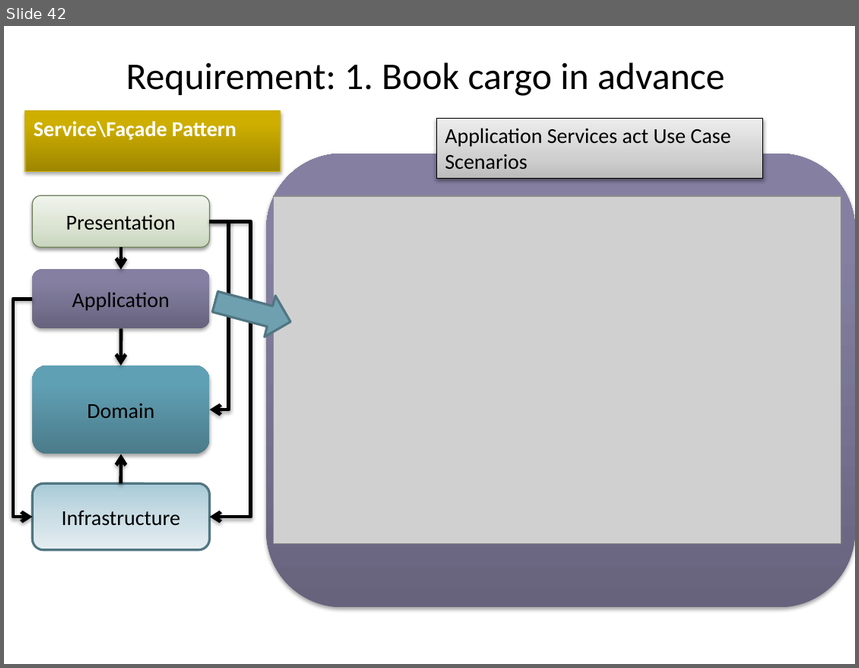
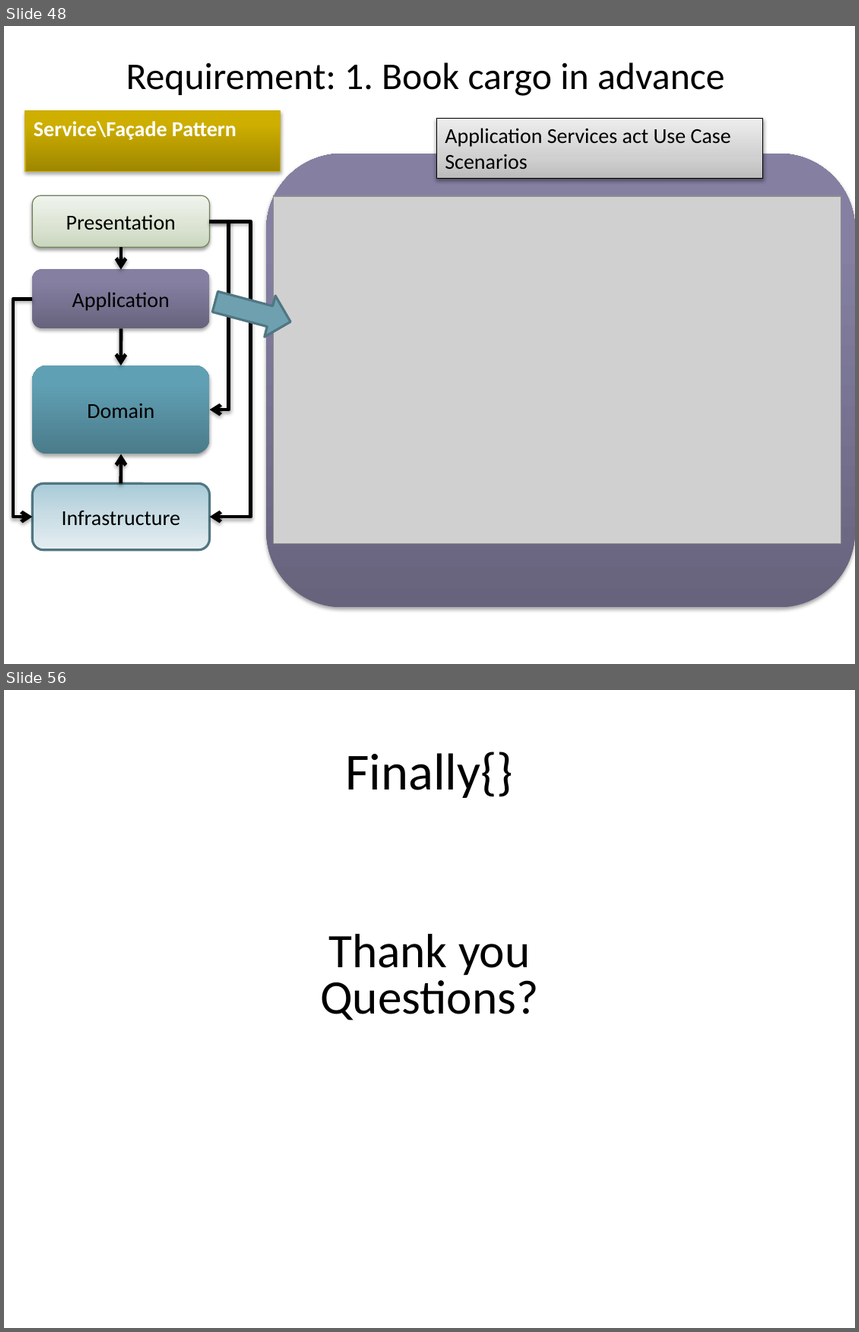
Before and after one commit to arturtv/dddpresentation, a slide deck: Domain-DrivenDesign.A.Trosin.pptx. Shown one above the other, each under a label of ours: slide 42 before the commit, slides 48 and 56 after it; the slides between them are not shown. The pictures are 859x668 and 859x1332 pixels, drawn with LibreOffice and Linux fonts; fonts in the diff are those of the drawing; grey boxes stand for pictures. Boxes give left, top, right and bottom in pixels: in the first picture for what was removed or moved away, otherwise in the second. Text is boxed around its words. In the diff, an @@ line names an element or a change of style, - is before the commit and + after.

```diff
--- a/Domain-DrivenDesign.A.Trosin.pptx
+++ b/Domain-DrivenDesign.A.Trosin.pptx
@@ slide 56 added at (4,690,855,1328), background #FFFFFF @@
@@ title added at (345,752,513,798), 44 pt, text #000000 @@
+Finally{}
@@ text added at (320,934,538,1021), 40.7 pt, text #000000 @@
+Thank you
+Questions?
@@ what was slide 42 is now slide 48 @@
```
Also in this commit, not shown: 2 slides changed, 12 other slides added, 1 slide removed.
